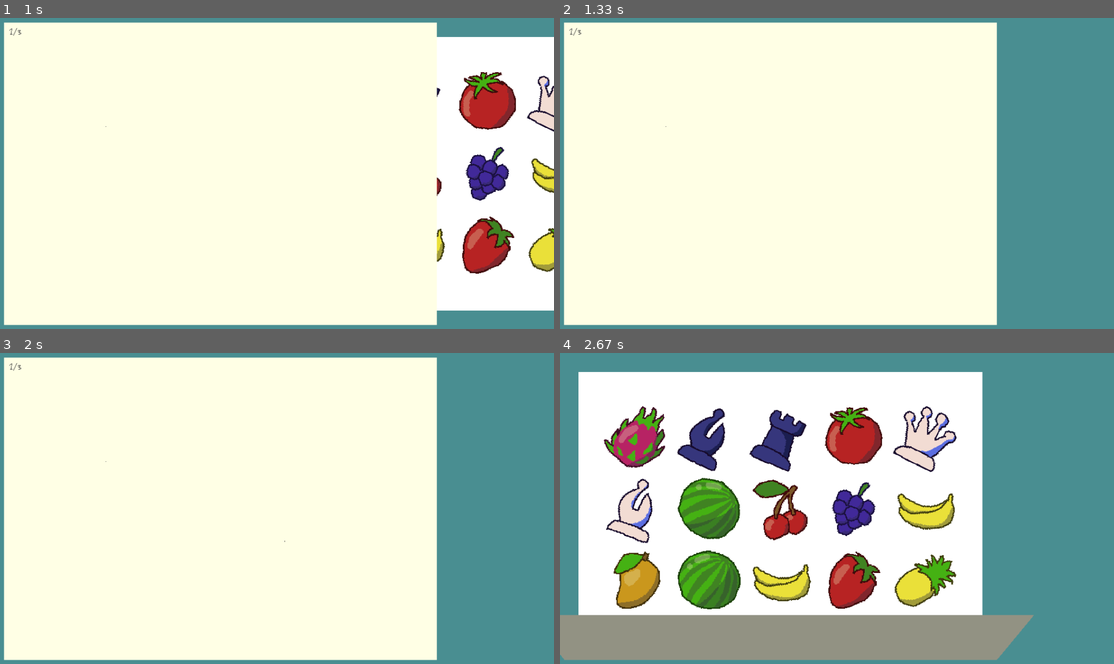
Above: before the commit, frames 1-4 (two rows, left to right).
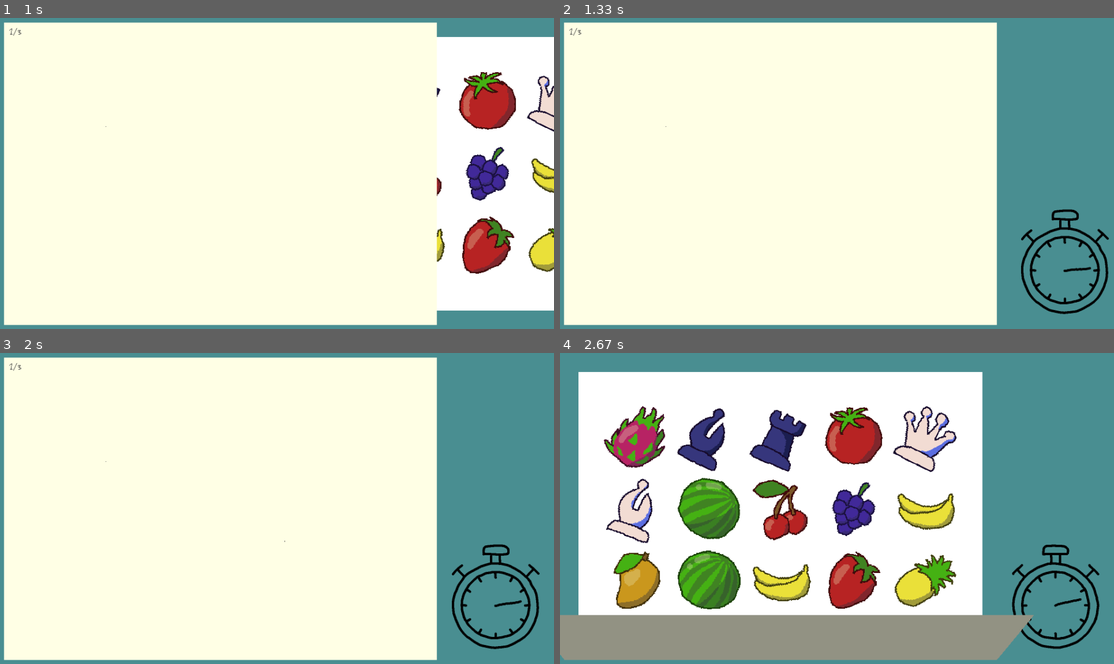
Above: after the commit, the same moments.

Repository: DanteGraet/paperAndPencil-garbageJam8
Game: LÖVE game, started from main.lua
Two runs of this game, one before a commit and one after it. Both use one fixed random seed, a clock stepped at 60 frames per second and the inputs below.
Inputs (mouse positions are in pixels of both pictures, inside the frame that each line leads up to):
- Up to frame 1 (1 s): tap Space at 0.33 s; click (105, 126) at 0.72 s
- Up to frame 2 (1.33 s): no input
- Up to frame 3 (2 s): click (282, 539) at 1.6 s
- Up to frame 4 (2.67 s): tap Space at 2.22, 2.55 s

Frame 1 is identical in both runs. In frame 2, 1.1% of the frame differs, in the area x 83-100%, y 61-96%; in frame 3, 1.1%; in frame 4, 1.1%.

Commit message:
Added clock
still press t to continue tho

Diff:
--- a/globalObject/gallery.lua
+++ b/globalObject/gallery.lua
@@ -1,6 +1,16 @@
 Gallery = {}
 Gallery.__index = Gallery
 
+local clockImages = {
+    clock = {
+        love.graphics.newImage("assets/ui/clock1.png"),
+        love.graphics.newImage("assets/ui/clock2.png"),
+    },
+    hand = {
+        love.graphics.newImage("assets/ui/hand1.png"),
+        love.graphics.newImage("assets/ui/hand2.png"),
+    }
+}
 
 setmetatable(Gallery, {
     __call = function(self, size)
@@ -32,6 +42,7 @@
     })
 
     obj.timeRemaining = obj.pictures[obj.currentPhoto].level.time
+    obj.lastTimeRemaining = 0
 
     obj:render()
 
@@ -51,6 +62,8 @@
 
 function Gallery:nextPhoto()
     self.currentPhoto = self.currentPhoto + 1
+
+
     self:render()
 
     if self.currentPhoto > #self.pictures and phase ~= "spotting" then
@@ -63,14 +76,19 @@
         if self.pictures[self.currentPhoto] then
             self.pictures[self.currentPhoto]:permutate(math.random(3, 5))
         end
+    else
+        self.lastTimeRemaining = self.timeRemaining
+        self.timeRemaining = self.pictures[self.currentPhoto].level.time
     end
 end
 
 
 function Gallery:update(dt)
-    self.timeRemaining = self.timeRemaining - dt
-    if self.timeRemaining < 0 then
-        self:nextPhoto()
+    if phase == "drawing" then
+        self.timeRemaining = self.timeRemaining - dt
+        if self.timeRemaining < 0 then
+            self:nextPhoto()
+        end
     end
 
     -- in thoeryu thus works cause current photo dont go down
@@ -92,6 +110,8 @@
 
 
 function Gallery:draw()
+    local clockToDraw = math.floor((timer*5) % 2) + 1
+
     for i = math.floor(self.visualPhoto), math.ceil(self.visualPhoto) do
         local photo = self.pictures[i]
 
@@ -102,9 +122,33 @@
         if photo then
             if phase == "drawing" or i == 0 then
                 photo:draw()
+
+                local time = (i ~= self.currentPhoto and self.lastTimeRemaining) or self.timeRemaining
+                local angle = time/60*math.pi*2 - math.pi/2
+
+                local c = 0
+                local ox, oy = 0, 0
+                if time < 10 then
+                    c = (1-time/10)/2
+                end
+
+                if time < 5 then
+                    local r = math.random() * math.pi * 2
+                    local d = math.random() * (5-time)
+                    ox = math.cos(r)*d
+                    oy = math.sin(r)*d
+                end
+                love.graphics.setColor(0+c, 0, 0)
+                love.graphics.draw(clockImages.clock[clockToDraw], photo.x + 1400+100 + ox, 1030 - 367 + oy)
+                love.graphics.draw(clockImages.hand[clockToDraw], photo.x +305/2 + 1400+100 +ox, 1030 - 367+214.5+oy, angle, 1, 1, 305/2, 214.5)
+                love.graphics.setColor(1, 1, 1)
+
             elseif phase == "spotting" then
                 photo:drawWithScaleBonus()
             end
+
+
+
         end
     end
 end
--- a/pictures/grid.lua
+++ b/pictures/grid.lua
@@ -1,7 +1,7 @@
 local level = {}
 
 -- viewing time in secconds
-level.time = 60
+level.time = 15
 local swapChance = 0
 
 function level.loadObjects()
Binary file added: assets/ui/clock1.png
Binary file added: assets/ui/clock2.png
Binary file added: assets/ui/hand1.png
Binary file added: assets/ui/hand2.png
